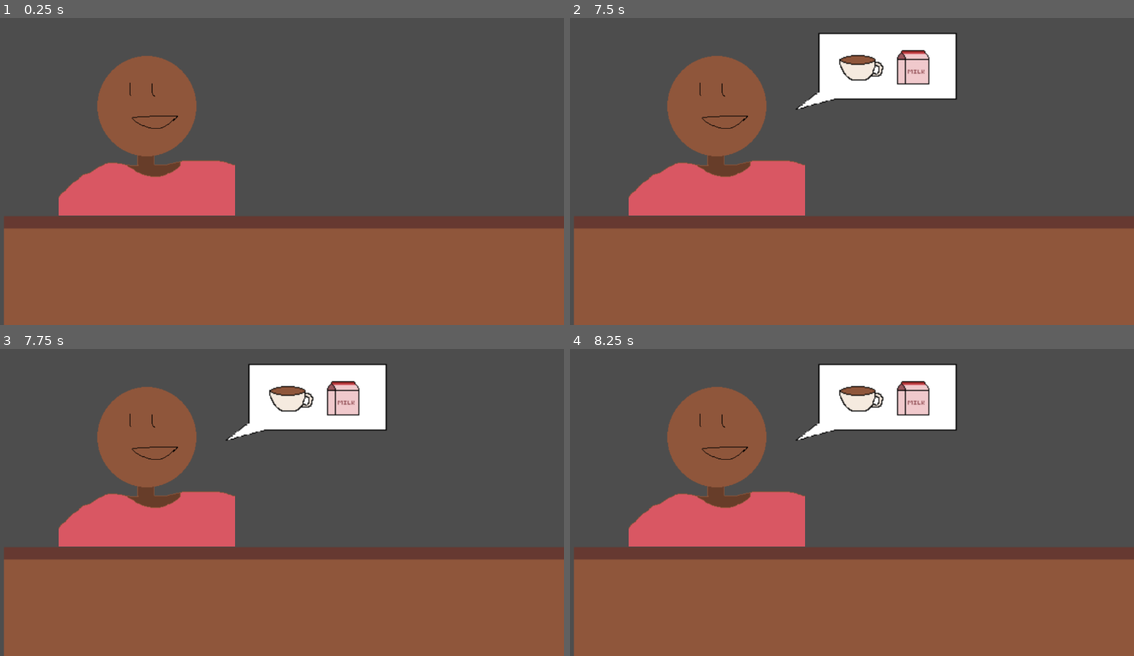
Above: before the commit, frames 1-4 (two rows, left to right).
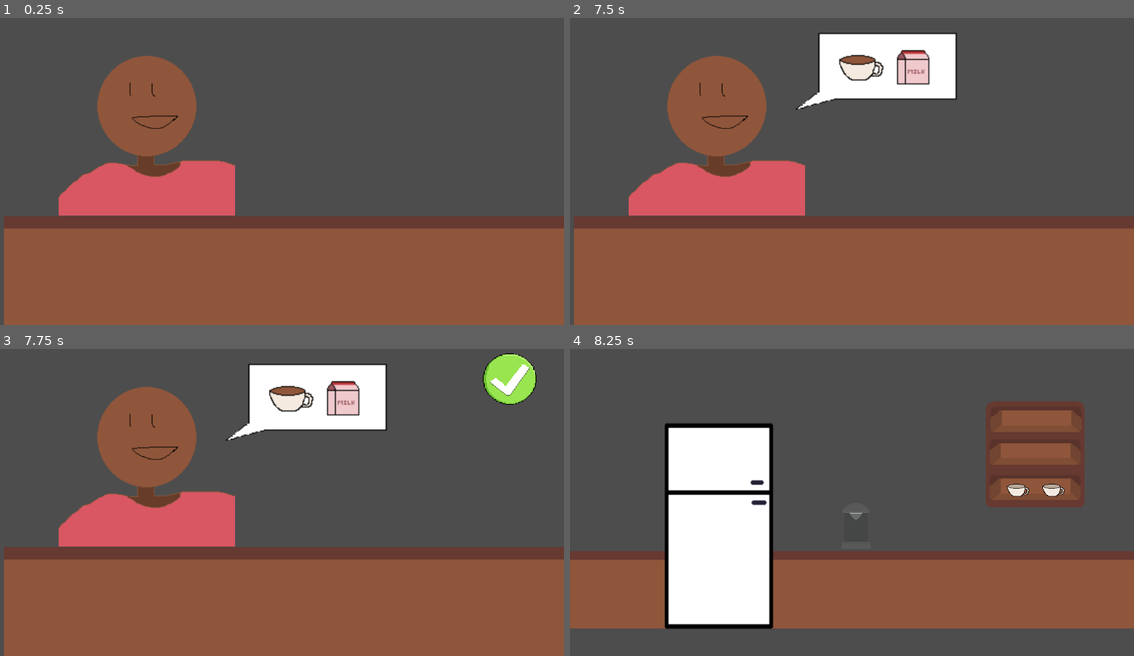
Above: after the commit, the same moments.

Repository: reemlifa/cafe-confortable
Game: Godot game, scene res://day1/first_order_scene/scene.tscn
Two runs of this game, one before a commit and one after it. Both use one fixed random seed, a clock stepped at 60 frames per second and the inputs below.
Inputs (mouse positions are in pixels of both pictures, inside the frame that each line leads up to):
- Up to frame 1 (0.25 s): no input
- Up to frame 2 (7.5 s): tap Enter at 0.5, 2.75, 5 s; hold Right 0.53-1.28 s; tap Alt every 1.5 s from 0.6 to 6.6 s; hold Down 1.28-2.03 s; tap Shift every 1.5 s from 1.35 to 7.35 s; tap Space at 2, 4.25, 6.5 s; hold Right 2.03-2.78 s; hold Up 2.78-3.53 s; hold Left 3.53-5.03 s; hold Down 5.03-5.78 s; hold Right 5.78-6.53 s; hold Up 6.53-7.28 s; hold Right from 7.28 s (still down)
- Up to frame 3 (7.75 s): keep holding Right
- Up to frame 4 (8.25 s): release Right at 8 s; click (1083, 382) at 8.02 s

Frames 1-2 are identical in both runs. In frame 3, 1.2% of the frame differs, in the area x 85-96%, y 1-19%; in frame 4, 37%, in the area x 0-100%, y 4-100%.

Commit message:
script for taking an order, working on design and animation and collisions for create drinks

Diff:
--- a/day1/create_drinks/create_drinks.tscn
+++ b/day1/create_drinks/create_drinks.tscn
@@ -1,33 +1,77 @@
-[gd_scene load_steps=6 format=3 uid="uid://bh2qccxff6xj5"]
+[gd_scene load_steps=11 format=3 uid="uid://bh2qccxff6xj5"]
 
 [ext_resource type="Texture2D" uid="uid://pvg8v8xqr186" path="res://day1/assets/table.png" id="1_qdlxd"]
 [ext_resource type="Texture2D" uid="uid://dbkh45bf4gry6" path="res://day1/assets/fridge.png" id="2_s4vca"]
-[ext_resource type="Texture2D" uid="uid://ca08r5no5xkjj" path="res://day1/assets/fridge_open.png" id="3_s4vca"]
 [ext_resource type="Texture2D" uid="uid://b4jlbxj8rnj5s" path="res://day1/assets/shelf.png" id="4_fe7e7"]
 [ext_resource type="Texture2D" uid="uid://dcjgi1m6ceg70" path="res://day1/assets/mug.png" id="5_1beu8"]
+[ext_resource type="Texture2D" uid="uid://uvinusujovcr" path="res://day1/assets/coffee-machine-animation.png" id="6_df05t"]
+
+[sub_resource type="RectangleShape2D" id="RectangleShape2D_1beu8"]
+size = Vector2(225, 289)
+
+[sub_resource type="RectangleShape2D" id="RectangleShape2D_df05t"]
+size = Vector2(61, 102.5)
+
+[sub_resource type="Animation" id="Animation_3q4gr"]
+resource_name = "brew"
+tracks/0/type = "value"
+tracks/0/imported = false
+tracks/0/enabled = true
+tracks/0/path = NodePath("Sprite2D:frame")
+tracks/0/interp = 1
+tracks/0/loop_wrap = true
+tracks/0/keys = {
+"times": PackedFloat32Array(0, 0.033333335, 0.1, 0.16666667, 0.23333333, 0.3, 0.36519402, 0.4, 0.43333334, 0.46666667),
+"transitions": PackedFloat32Array(1, 1, 1, 1, 1, 1, 1, 1, 1, 1),
+"update": 1,
+"values": [0, 1, 2, 3, 4, 5, 6, 7, 8, 9]
+}
+
+[sub_resource type="Animation" id="Animation_38fp6"]
+length = 0.001
+tracks/0/type = "value"
+tracks/0/imported = false
+tracks/0/enabled = true
+tracks/0/path = NodePath("Sprite2D:frame")
+tracks/0/interp = 1
+tracks/0/loop_wrap = true
+tracks/0/keys = {
+"times": PackedFloat32Array(0),
+"transitions": PackedFloat32Array(1),
+"update": 1,
+"values": [0]
+}
+
+[sub_resource type="AnimationLibrary" id="AnimationLibrary_bhymv"]
+_data = {
+&"RESET": SubResource("Animation_38fp6"),
+&"brew": SubResource("Animation_3q4gr")
+}
 
 [node name="create_drinks" type="Node2D"]
 
 [node name="table" type="TextureRect" parent="."]
-offset_top = 128.0
+offset_top = 136.0
 offset_right = 1152.0
-offset_bottom = 584.0
+offset_bottom = 592.0
 texture = ExtResource("1_qdlxd")
 
-[node name="fridge" type="TextureRect" parent="."]
-texture_filter = 1
-offset_left = 56.0
-offset_top = 88.0
-offset_right = 560.0
-offset_bottom = 680.0
+[node name="fridge open" type="Node2D" parent="."]
+position = Vector2(56, 88)
+
+[node name="fridge" type="Node2D" parent="."]
+position = Vector2(56, 88)
+
+[node name="Sprite2D" type="Sprite2D" parent="fridge"]
+position = Vector2(252.00003, 291.99997)
+scale = Vector2(1.9062501, 2.2812498)
 texture = ExtResource("2_s4vca")
 
-[node name="fridge_open" type="TextureRect" parent="."]
-offset_left = 56.0
-offset_top = 88.0
-offset_right = 560.0
-offset_bottom = 680.0
-texture = ExtResource("3_s4vca")
+[node name="Area2D" type="Area2D" parent="fridge"]
+
+[node name="CollisionShape2D" type="CollisionShape2D" parent="fridge/Area2D"]
+position = Vector2(247.5, 367.5)
+shape = SubResource("RectangleShape2D_1beu8")
 
 [node name="shelf" type="TextureRect" parent="."]
 texture_filter = 1
@@ -52,3 +96,21 @@
 offset_right = 360.0
 offset_bottom = 432.0
 texture = ExtResource("5_1beu8")
+
+[node name="CoffeeMachine" type="Node2D" parent="."]
+
+[node name="Sprite2D" type="Sprite2D" parent="CoffeeMachine"]
+position = Vector2(592, 384)
+texture = ExtResource("6_df05t")
+hframes = 10
+
+[node name="Area2D" type="Area2D" parent="CoffeeMachine"]
+
+[node name="CollisionShape2D" type="CollisionShape2D" parent="CoffeeMachine/Area2D"]
+position = Vector2(584, 380.75)
+shape = SubResource("RectangleShape2D_df05t")
+
+[node name="AnimationPlayer" type="AnimationPlayer" parent="CoffeeMachine"]
+libraries = {
+&"": SubResource("AnimationLibrary_bhymv")
+}
--- a/day1/first_order_scene/scene.gd
+++ b/day1/first_order_scene/scene.gd
@@ -1,28 +1,34 @@
 extends Node2D
+
 
 @export var customer_path: NodePath
 @export var messageBox_path: NodePath
 @export var coffee_path: NodePath
 @export var milk_path: NodePath
+@export var done_button_path: NodePath
 
 @export var delay_customer_to_messageBox := 1
 @export var delay_messagebox_to_coffee := 2
 @export var delay_coffee_to_milk := 2
+@export var delay_milk_to_done := 2
 
 # Called when the node enters the scene tree for the first time.
 func _ready() -> void:
 	await play_intro()
+	var done_button := get_node(done_button_path) as Button
 func play_intro() -> void:
 	var customer := get_node(customer_path) as CanvasItem
 	var box := get_node(messageBox_path) as CanvasItem
 	var coffee := get_node(coffee_path) as CanvasItem
 	var milk := get_node(milk_path) as CanvasItem
+	var done_button := get_node(done_button_path) as Button
 
 	# starting hidden
 	customer.visible = false
 	box.visible = false
 	coffee.visible = false
 	milk.visible = false
+	done_button.visible = false
 
 	await pop_in(customer)
 	await get_tree().create_timer(delay_customer_to_messageBox).timeout
@@ -34,6 +40,9 @@
 	await get_tree().create_timer(delay_coffee_to_milk).timeout
 
 	await pop_in(milk)
+	await get_tree().create_timer(delay_milk_to_done).timeout
+
+	await pop_in(done_button)
 
 func pop_in(item: CanvasItem) -> void:
 	item.visible = true
@@ -49,6 +58,10 @@
 
 	await t.finished
 
+
 # Called every frame. 'delta' is the elapsed time since the previous frame.
 func _process(delta: float) -> void:
 	pass
+
+func _on_done_button_pressed() -> void:
+		get_tree().change_scene_to_file("res://day1/create_drinks/create_drinks.tscn")
--- a/day1/first_order_scene/scene.tscn
+++ b/day1/first_order_scene/scene.tscn
@@ -6,6 +6,7 @@
 [ext_resource type="Texture2D" uid="uid://vgxtcbula840" path="res://day1/assets/message.png" id="4_moap1"]
 [ext_resource type="Texture2D" uid="uid://ca02n0um2hype" path="res://day1/assets/coffee.png" id="5_8avus"]
 [ext_resource type="Texture2D" uid="uid://bbgevha82ypxy" path="res://day1/assets/milk.png" id="6_51l3n"]
+[ext_resource type="Texture2D" uid="uid://dltw4atc3donf" path="res://day1/assets/done.png" id="7_qutvs"]
 
 [node name="game" type="Node2D"]
 script = ExtResource("1_5olq4")
@@ -13,6 +14,7 @@
 messageBox_path = NodePath("messageBox")
 coffee_path = NodePath("messageBox/orderIcons/coffee")
 milk_path = NodePath("messageBox/orderIcons/milk")
+done_button_path = NodePath("doneButton")
 
 [node name="table" type="TextureRect" parent="."]
 offset_left = 8.0
@@ -57,3 +59,21 @@
 layout_mode = 2
 texture = ExtResource("6_51l3n")
 stretch_mode = 5
+
+[node name="doneButton" type="Button" parent="."]
+offset_left = 984.0
+offset_top = 24.0
+offset_right = 1112.0
+offset_bottom = 160.0
+flat = true
+
+[node name="done" type="TextureRect" parent="doneButton"]
+texture_filter = 1
+layout_mode = 0
+offset_left = -184.0
+offset_top = -136.0
+offset_right = 280.0
+offset_bottom = 296.0
+texture = ExtResource("7_qutvs")
+
+[connection signal="pressed" from="doneButton" to="." method="_on_done_button_pressed"]
Binary file added: day1/assets/coffee-machine-animation.png
Not shown, added: day1/assets/coffee-machine-animation.png.import
Binary file added: day1/assets/coffee-machine1.png
Not shown, added: day1/assets/coffee-machine1.png.import
Binary file added: day1/assets/done.png
Not shown, added: day1/assets/done.png.import
Not shown: 1 places in day1/first_order_scene/scene.tscn that only renumber resources
